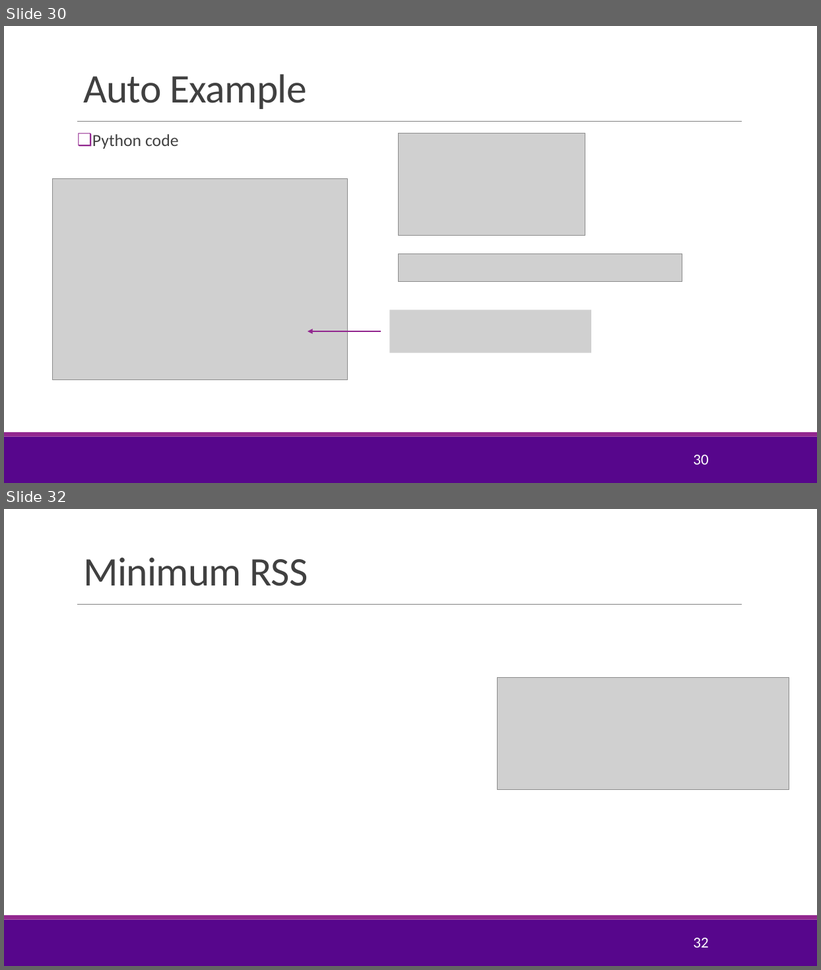
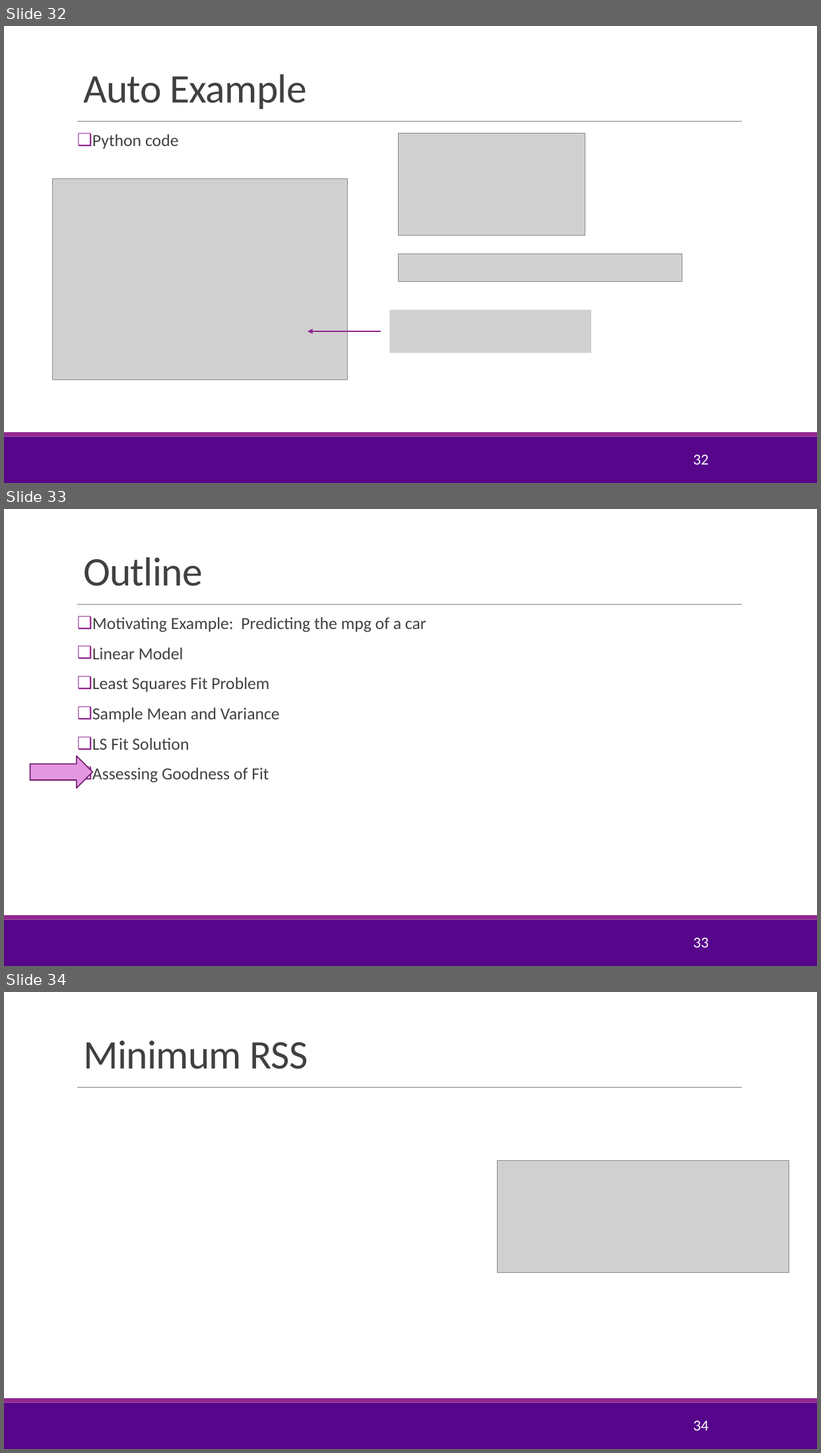
Before and after one commit to joshzzl/introml, a slide deck: lectures/Lect02_SimpRegression.pptx. Shown one above the other, each under a label of ours: slides 30 and 32 before the commit, slides 32, 33 and 34 after it; the slides between them are not shown. The pictures are 821x970 and 821x1453 pixels, drawn with LibreOffice and Linux fonts; fonts in the diff are those of the drawing; grey boxes stand for pictures; background and template pictures are left out. Boxes give left, top, right and bottom in pixels: in the first picture for what was removed or moved away, otherwise in the second. Text is boxed around its words. In the diff, an @@ line names an element or a change of style, - is before the commit and + after.

```diff
--- a/lectures/Lect02_SimpRegression.pptx
+++ b/lectures/Lect02_SimpRegression.pptx
@@ slide 33 added at (x1=4, y1=509, x2=817, y2=966), background #FFFFFF; not listed: 3 template elements that a slide beside it also shows @@
@@ title added at (x1=83, y1=557, x2=203, y2=586), 48 pt, text #404040 @@
+Outline
@@ text added at (x1=92, y1=617, x2=426, y2=783), 20 pt, text #404040 @@
+❑ Motivating Example: Predicting the mpg of a car
+❑ Linear Model
+❑ Least Squares Fit Problem
+❑ Sample Mean and Variance
+❑ LS Fit Solution
+❑ Assessing Goodness of Fit
@@ right arrow added at (x1=30, y1=756, x2=93, y2=788), fill #E498E1, outline #6C1D6A 1.25 pt @@
@@ page number added at (x1=693, y1=938, x2=708, y2=948), 18 pt, text #FFFFFF @@
+33
@@ what was slide 30 is now slide 32 @@
@@ page number at (x1=693, y1=455, x2=708, y2=465): text changed @@
-30
+32
@@ what was slide 32 is now slide 34 @@
@@ page number at (x1=693, y1=1421, x2=708, y2=1431): text changed @@
-32
+34
```
Also in this commit, not shown: 7 slides changed, 1 other slide added, 3 other files.
